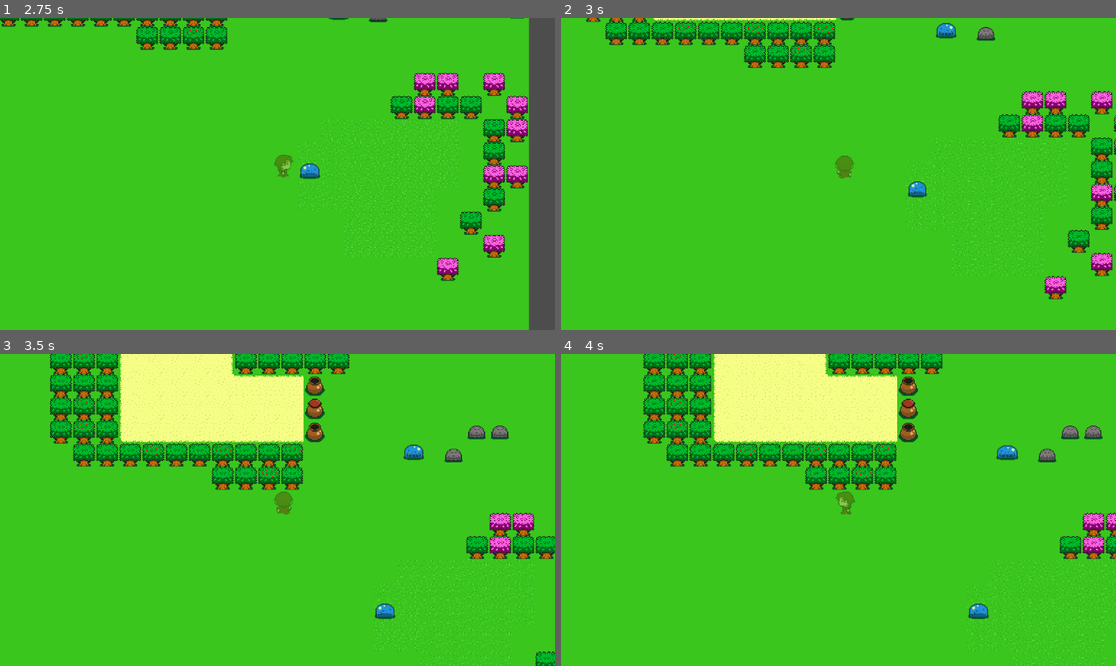
Above: before the commit, frames 1-4 (two rows, left to right).
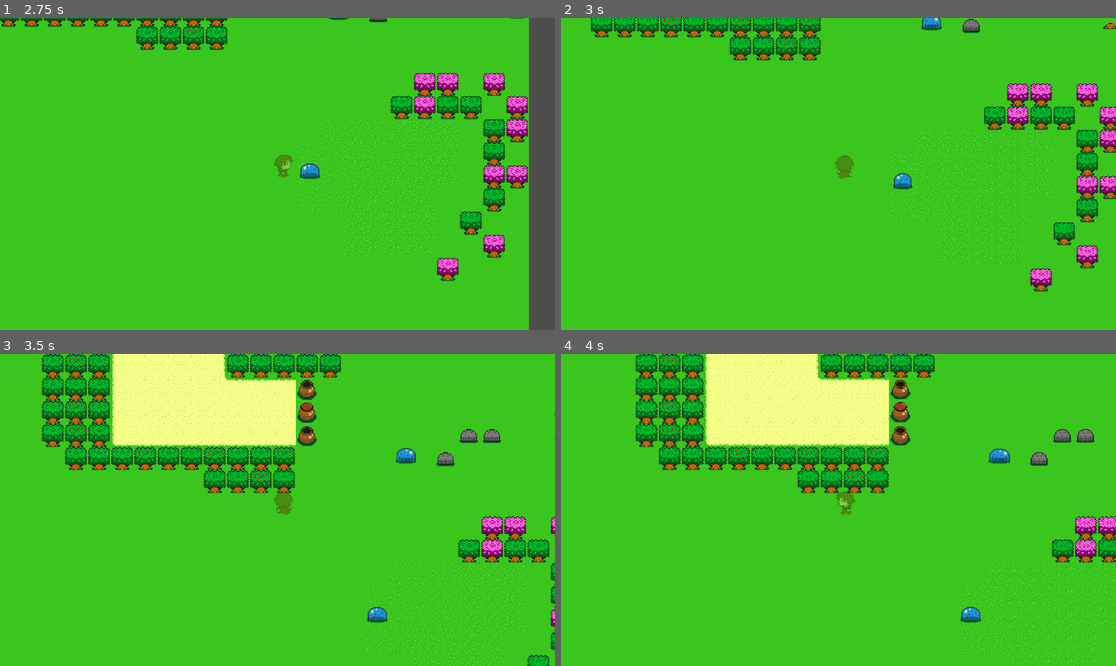
Above: after the commit, the same moments.

Repository: AlexGarciaPrada/Zelda-like-Game
Game: Godot game, scene res://PruebasAlex.tscn
Same seed, same stepped clock (60 frames per second), same inputs: the game is played once before the commit and once after it.
Inputs:
- Up to frame 1 (2.75 s): tap Enter at 0.5 s; hold Right (ui_right) 0.53-1.28 s; tap M (Attack) at 0.6 s; hold Down (ui_down) 1.28-2.03 s; tap F (FireBall) at 1.35 s; hold Right (ui_right) from 2.03 s (still down); tap I (Invisiblity) at 2.1 s
- Up to frame 2 (3 s): release Right (ui_right) at 2.78 s; hold Up (ui_up) from 2.78 s (still down); tap Ctrl at 2.85 s
- Up to frame 3 (3.5 s): keep holding Up (ui_up)
- Up to frame 4 (4 s): release Up (ui_up) at 3.53 s; hold Left (ui_left) from 3.53 s (still down); tap M (Attack) at 3.6 s

Frame 1 is identical in both runs. In frame 2, 13% of the frame differs, in the area x 4-100%, y 0-91%; in frame 3, 15%, in the area x 7-100%, y 0-100%; in frame 4, 14%.

Commit message:
Las colisiones estaban en parla

Diff:
--- a/Wizard.tscn
+++ b/Wizard.tscn
@@ -20,7 +20,7 @@
 [ext_resource type="Texture2D" uid="uid://oudr7k6mrpwr" path="res://Assets Videojuego/Sprites/Personajes/Protagonista/Right/Walk/Derecha walk prota.png" id="18_rr3e5"]
 
 [sub_resource type="RectangleShape2D" id="RectangleShape2D_glctq"]
-size = Vector2(41, 49)
+size = Vector2(29.8763, 35.1719)
 
 [sub_resource type="AtlasTexture" id="AtlasTexture_upgg6"]
 atlas = ExtResource("3_sou3v")
@@ -584,7 +584,8 @@
 collision_mask = 5
 
 [node name="CollisionShape2D" type="CollisionShape2D" parent="Area2D"]
-position = Vector2(25, -31)
+position = Vector2(11.0161, -15.8273)
+scale = Vector2(0.9, 0.9)
 shape = SubResource("RectangleShape2D_glctq")
 
 [connection signal="animation_finished" from="AnimatedSprite2D" to="." method="_on_animated_sprite_2d_animation_finished"]
